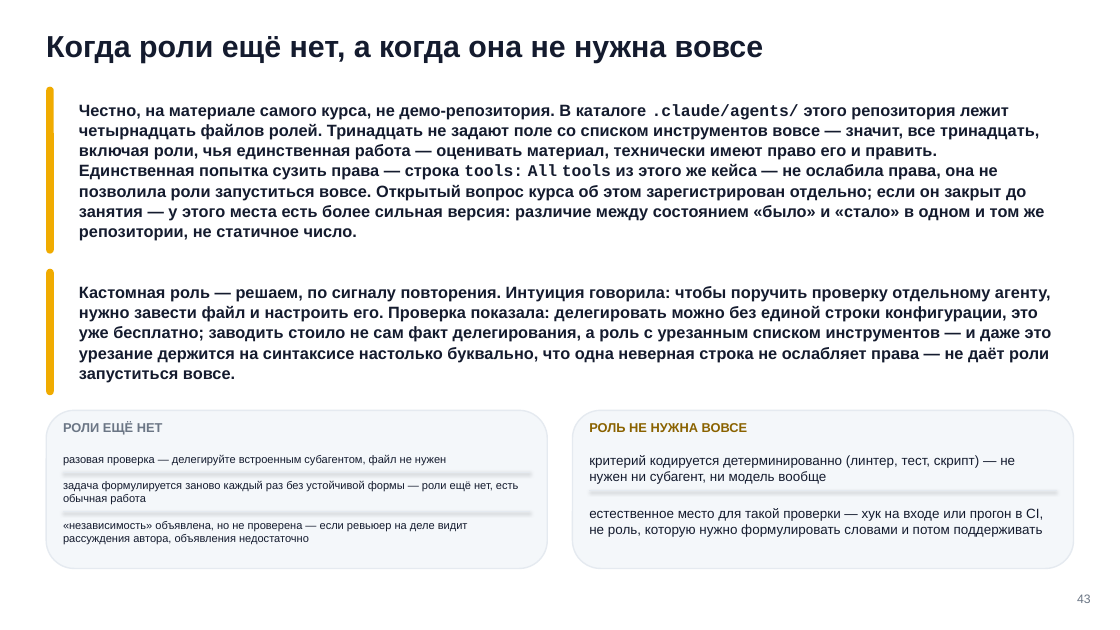
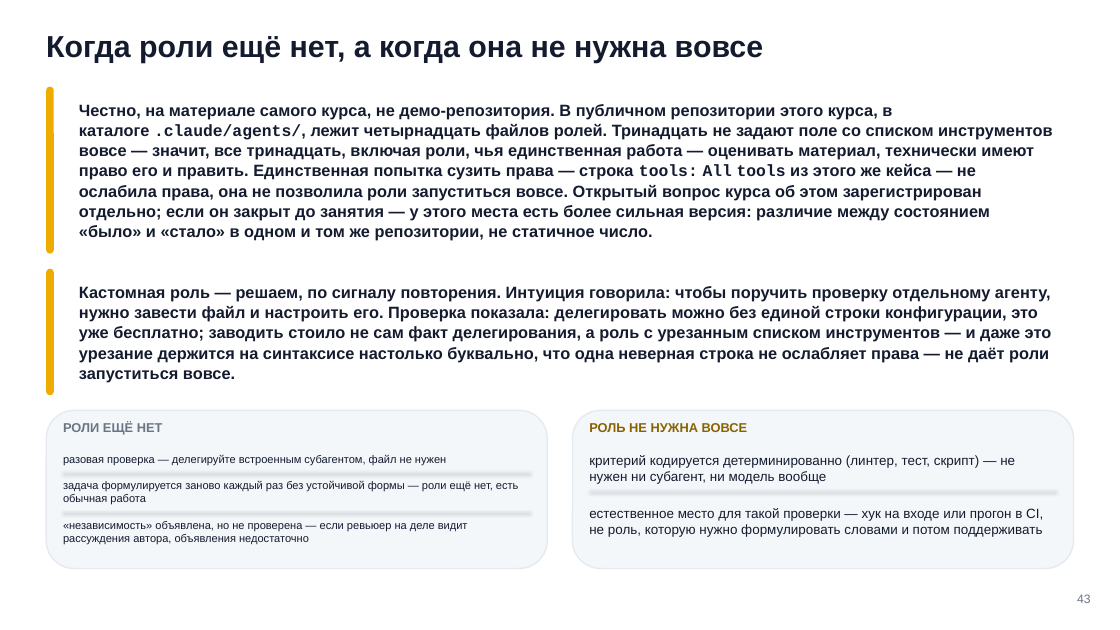
Before and after one commit to tellina-study/AI-usage-lessons, a slide deck: slide 43 of library/seminars/sem-06/rendered/sem-06.pptx. Drawn at 1120x630 pixels with LibreOffice and Linux fonts; fonts in the diff are those of the drawing. Boxes give left, top, right and bottom in pixels: in the first picture for what was removed or moved away, otherwise in the second. Text is boxed around its words. In the diff, an @@ line names an element or a change of style, - is before the commit and + after.

Commit message:
#225 Семинар 6: круг правок по трём прожаркам закрыт — лестница приоритетов исправлена по первоисточнику, красный убран, формы разведены, опора переведена на репозиторий студента

```diff
--- a/library/seminars/sem-06/rendered/sem-06.pptx
+++ b/library/seminars/sem-06/rendered/sem-06.pptx
@@ text at box(79, 104, 1053, 241): text changed @@
-Честно, на материале самого курса, не демо-репозитория. В каталоге .claude/agents/ этого репозитория лежит четырнадцать файлов ролей. Тринадцать не задают поле со списком инструментов вовсе — значит, все тринадцать, включая роли, чья единственная работа — оценивать материал, технически имеют право его и править. Единственная попытка сузить права — строка tools: All tools из этого же кейса — не ослабила права, она не позволила роли запуститься вовсе. Открытый вопрос курса об этом зарегистрирован отдельно; если он закрыт до занятия — у этого места есть более сильная версия: различие между состоянием «было» и «стало» в одном и том же репозитории, не статичное число.
+Честно, на материале самого курса, не демо-репозитория. В публичном репозитории этого курса, в каталоге .claude/agents/, лежит четырнадцать файлов ролей. Тринадцать не задают поле со списком инструментов вовсе — значит, все тринадцать, включая роли, чья единственная работа — оценивать материал, технически имеют право его и править. Единственная попытка сузить права — строка tools: All tools из этого же кейса — не ослабила права, она не позволила роли запуститься вовсе. Открытый вопрос курса об этом зарегистрирован отдельно; если он закрыт до занятия — у этого места есть более сильная версия: различие между состоянием «было» и «стало» в одном и том же репозитории, не статичное число.
```
Also in this commit, not shown: 17 other slides changed, 19 other files.
